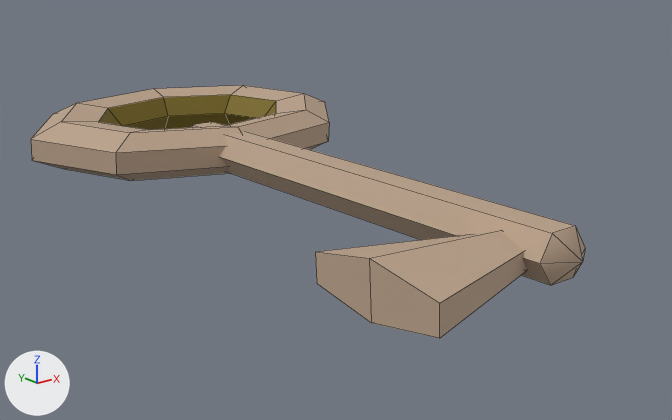
What one commit did to the FBX model src/InMemorian/Assets/models/llave.fbx.
Rendered twice from a 50 mm lens placed at (-0.45, 0.103, 0.196), pointed at (0.005, 0.672, -0.031). The axes (+X, +Y, +Z) are drawn at lower left. The lights are the same throughout. Mesh edges are drawn as thin lines. Where no turn or scale is listed for an object, it has been applied to the vertices.
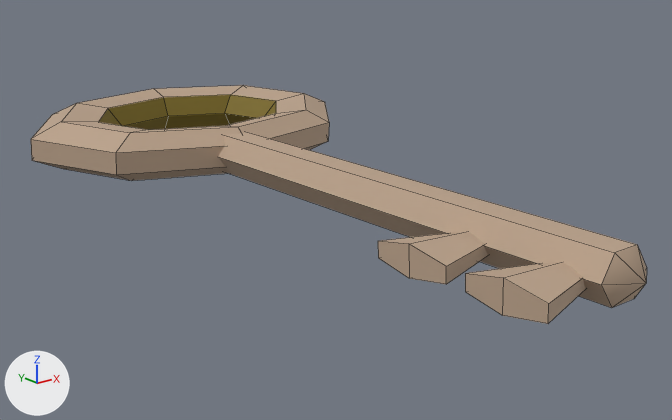
What changed in the scene script:
```text
Add me_mesh_003:
    me_mesh_003.from_pydata([(-0.031, -0.0305, -0.006), (0.0326, -0.0116, -0.0042), (-0.0314, -0.0302, 0.006), (0.0323, -0.0114, 0.0042), (-0.0332, 0.0305, 0.006), (0.0316, 0.0116, 0.0042), (-0.0328, 0.0302, -0.006), (0.0319, 0.0114, -0.0042), (-0.0326, 0.0019, 0.0117), (-0.0318, 0.0014, -0.0117), (0.0324, 0.0009, -0.0082), (0.0318, 0.0013, 0.0082)], [], [(0, 1, 3, 2), (2, 3, 11, 8), (4, 5, 7, 6), (9, 10, 1, 0), (1, 10, 11, 3), (9, 0, 2, 8), (6, 9, 8, 4), (6, 7, 10, 9), (11, 10, 7, 5), (8, 11, 5, 4)])
    me_mesh_003.materials.append(mat_blinn1)  # beige #bca38b
Change ob_pcylinder1:
    ob_pcylinder1.location: (0.0779, 0.34, 6.496) -> (0.0924, 0.444, 7.728)
Change ob_pcube1:
    ob_pcube1.location: (-310.6, 82.64, 19.39) -> (-178.1, 86.24, 19.39)
    ob_pcube1.scale: (4.94, 1.03, 0.29) -> (2.85, 0.594, 0.167)
Add ob_pcube2:
    ob_pcube2 = bpy.data.objects.new('pCube2', me_mesh_003)
    ob_pcube2.location = (-0.0369, 0.5039, -0.0104)
```

Boxes (x1, y1, x2, y2) around the edits, measured in the pictures (672 x 420 px):
'pCylinder1', moved: before (191, 122, 585, 285); after (218, 132, 647, 308)
'pCube1', moved, rescaled (43% narrower, 42% shorter): before (315, 230, 527, 338); after (465, 262, 586, 324)
'pCube2', added (beige): after (378, 231, 488, 284)
